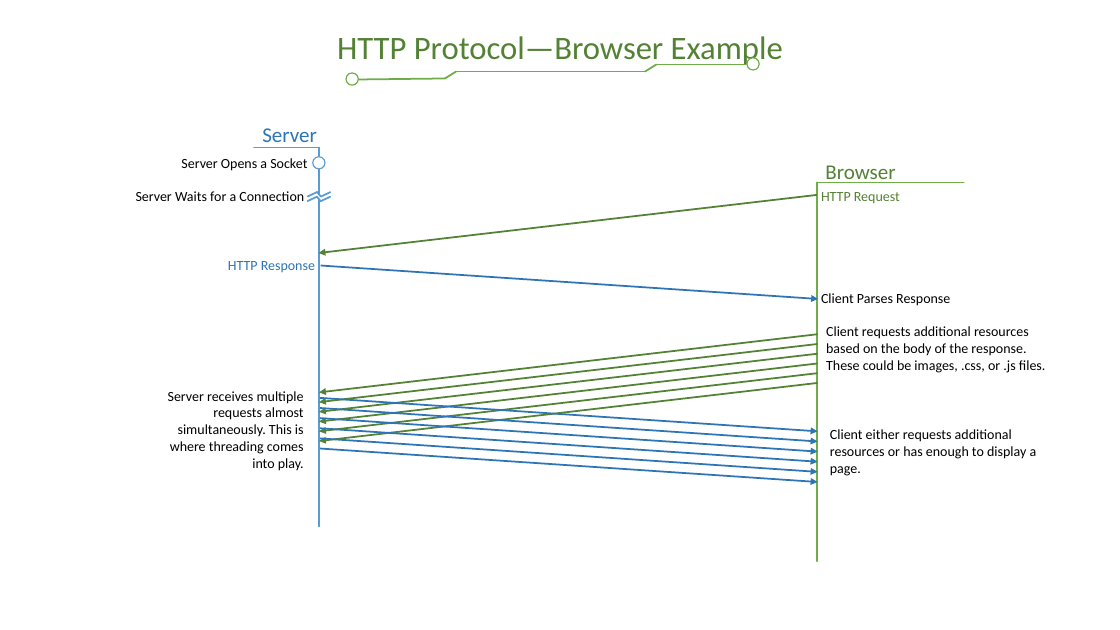
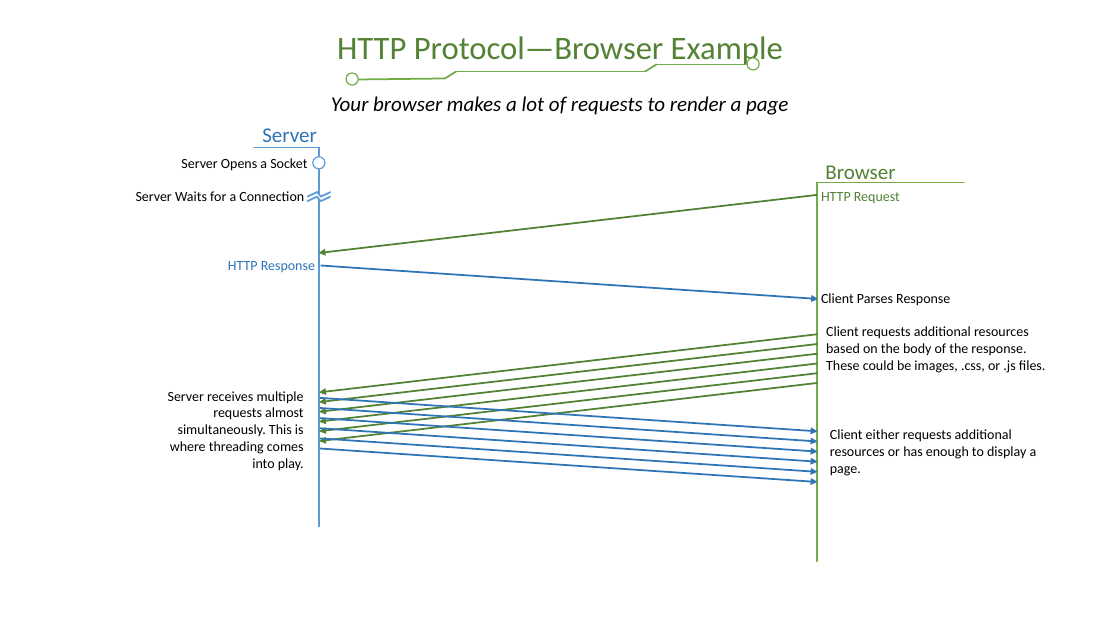
Before and after one commit to CS3550/Fall2020, a slide deck: slide 12 of Network Parts and Terms.pptx (slide 11 before the commit). Drawn at 1120x630 pixels with LibreOffice and Linux fonts; fonts in the diff are those of the drawing; background and template pictures are left out. Boxes give left, top, right and bottom in pixels: in the first picture for what was removed or moved away, otherwise in the second. Text is boxed around its words. In the diff, an @@ line names an element or a change of style, - is before the commit and + after.

```diff
--- a/Network Parts and Terms.pptx
+++ b/Network Parts and Terms.pptx
@@ text added at [331, 96, 788, 115], 18 pt, text #000000, italic @@
+Your browser makes a lot of requests to render a page
```
Also in this commit, not shown: 4 other slides changed, 1 slide added.
